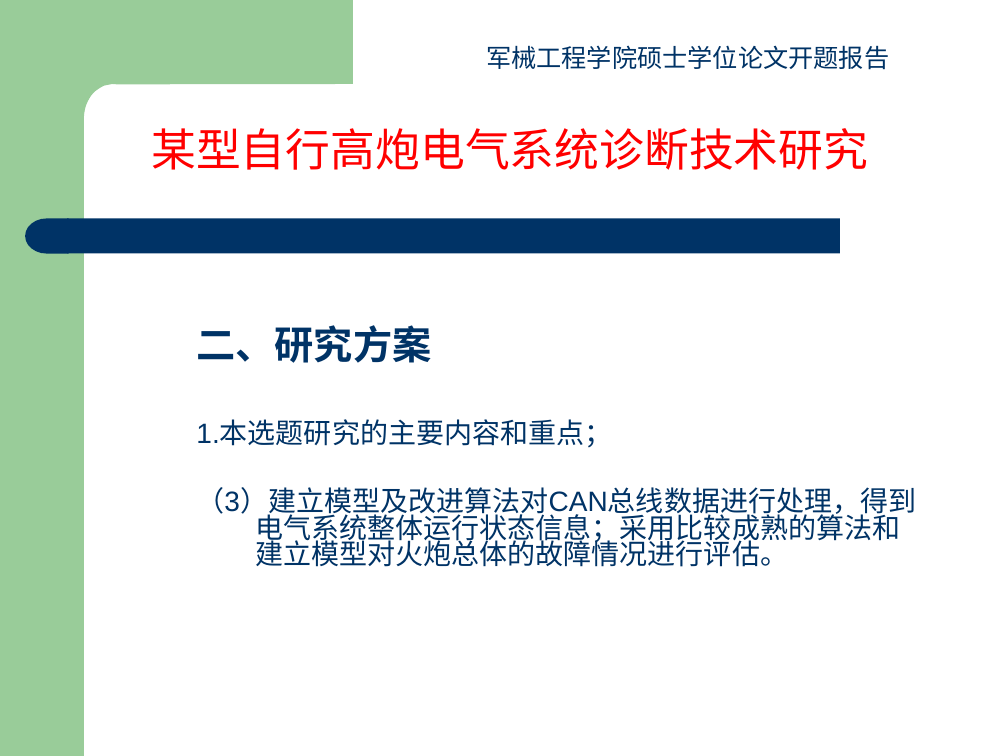
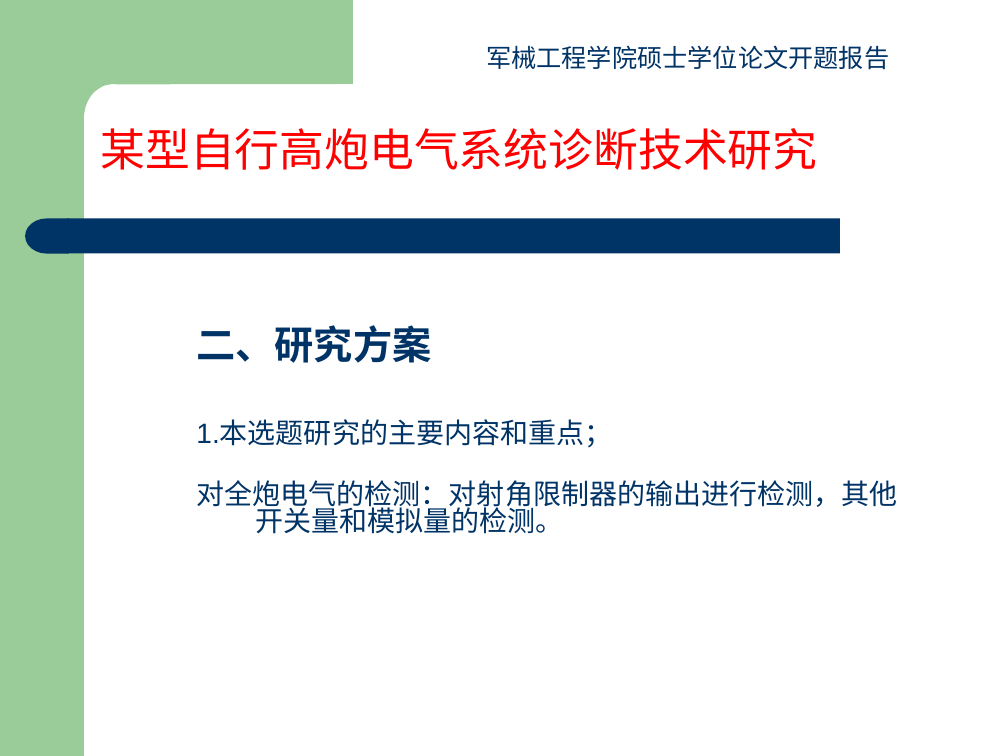
Before and after one commit to yangfan16860/Paper, a slide deck: slide 12 of 开题报告杨帆.ppt (slide 7 before the commit). Drawn at 1008x756 pixels with LibreOffice and Linux fonts; fonts in the diff are those of the drawing. Boxes give left, top, right and bottom in pixels: in the first picture for what was removed or moved away, otherwise in the second. Text is boxed around its words. In the diff, an @@ line names an element or a change of style, - is before the commit and + after.

```diff
--- a/开题报告杨帆.ppt
+++ b/开题报告杨帆.ppt
@@ text "某型自行高炮电气系统诊断技术研究" moved from (x1=151, y1=128, x2=868, y2=170) to (x1=100, y1=128, x2=817, y2=170) @@
@@ text at (x1=196, y1=480, x2=897, y2=534): text changed @@
-（3）建立模型及改进算法对CAN总线数据进行处理，得到电气系统整体运行状态信息；采用比较成熟的算法和建立模型对火炮总体的故障情况进行评估。
+对全炮电气的检测：对射角限制器的输出进行检测，其他开关量和模拟量的检测。
```
Also in this commit, not shown: 9 other slides changed, 5 slides added, 2 slides removed, 4 other files.
